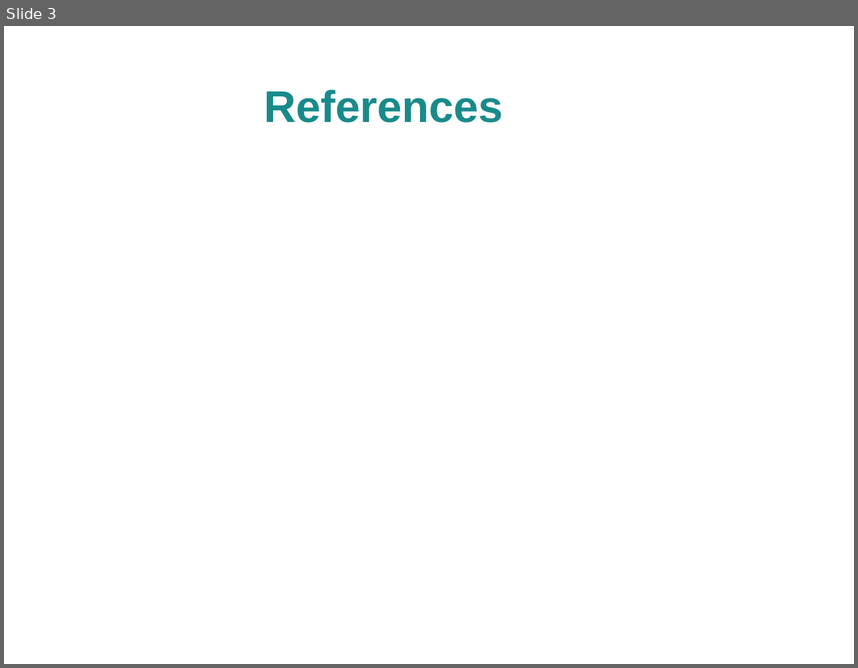
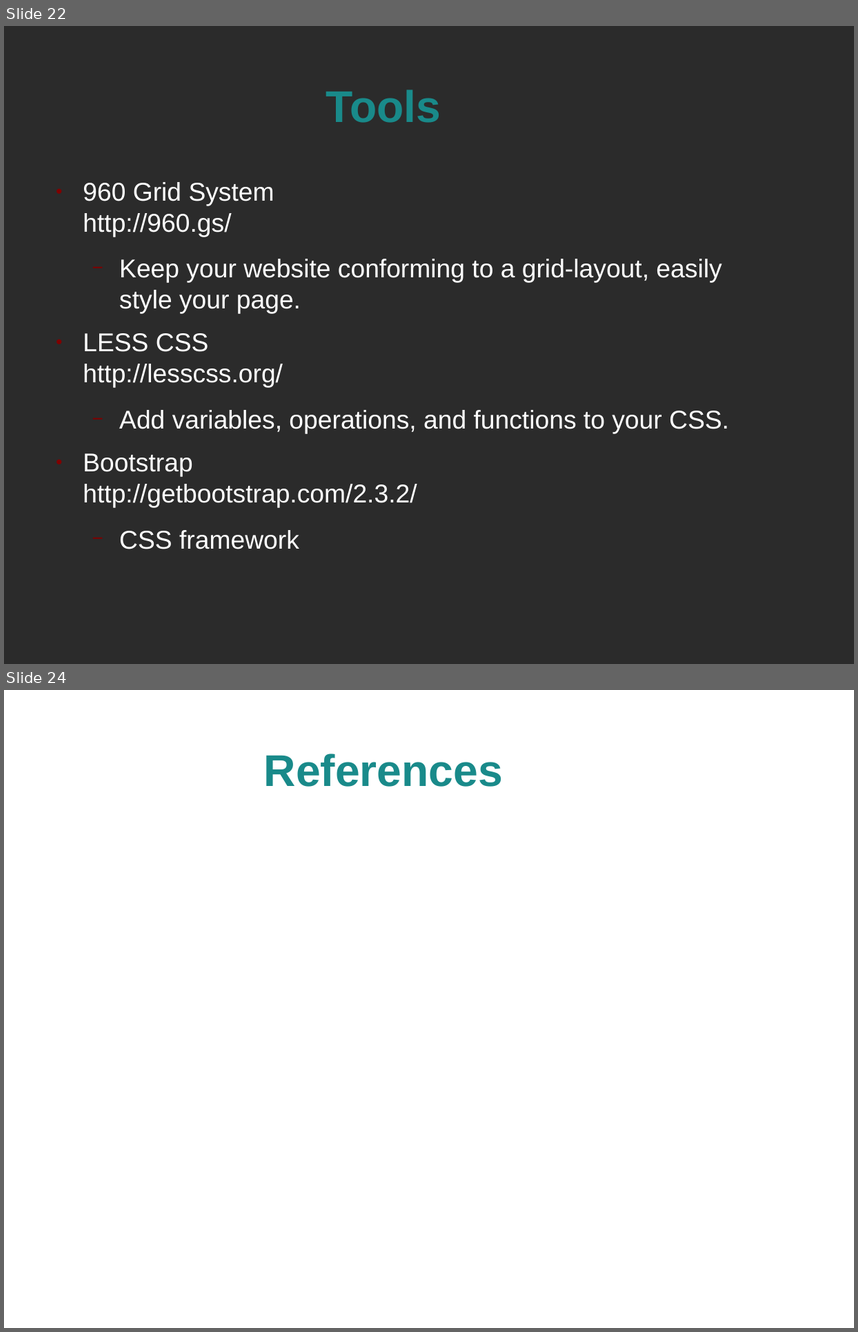
Before and after one commit to spellbindguy/Web-Development, a slide deck: Lectures/04 CSS/Styling Webpages.odp. Shown one above the other, each under a label of ours: slide 3 before the commit, slides 22 and 24 after it; the slides between them are not shown. The pictures are 858x668 and 858x1332 pixels, drawn with LibreOffice and Linux fonts; fonts in the diff are those of the drawing; background and template pictures are left out; a plain dark background stands for a picture behind light text. Boxes give left, top, right and bottom in pixels: in the first picture for what was removed or moved away, otherwise in the second. Text is boxed around its words. In the diff, an @@ line names an element or a change of style, - is before the commit and + after.

```diff
--- a/Lectures/04 CSS/Styling Webpages.odp
+++ b/Lectures/04 CSS/Styling Webpages.odp
@@ slide 22 added at [4,26,854,664], background picture (left out) @@
@@ title added at [326,89,441,123], 41.4 pt, text #198A8A, bold @@
+Tools
@@ text added at [83,182,729,549], 24 pt, text #FFFFFF @@
+● 960 Grid System
+  http://960.gs/
+  − Keep your website conforming to a grid-layout, easily style your page.
+● LESS CSS
+  http://lesscss.org/
+  − Add variables, operations, and functions to your CSS.
+● Bootstrap
+  http://getbootstrap.com/2.3.2/
+  − CSS framework
@@ what was slide 3 is now slide 24 @@
```
Also in this commit, not shown: 1 slide changed, 21 other slides added, 1 slide removed, 1 other file.
